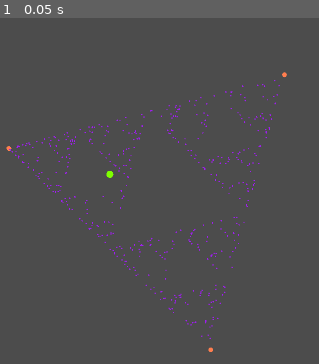
Above: before the commit, frame 1.
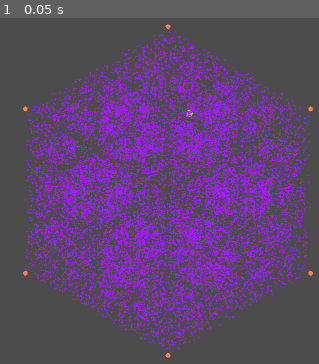
Above: after the commit, the same moment.

Repository: MaxStgs/GodotPoligone
Game: Godot game, scene res://GodotPoligone/Levels/GameTriangle.tscn
The game is run twice, just before and just after one commit, with the same random seed, the same clock (stepped at 60 frames per second) and the same inputs. The project has no main scene, so this scene is started directly.
Inputs:
- Up to frame 1 (0.05 s): no input

The runs differ from the first frame. In frame 1, 30% of the frame differs, in the area x 1-99%, y 1-99%.

Commit message:
Screenshots

Diff:
--- a/GodotPoligone/Levels/GameTriangle.tscn
+++ b/GodotPoligone/Levels/GameTriangle.tscn
@@ -5,8 +5,7 @@
 [node name="GameTriangle" type="Node2D"]
 script = ExtResource( 1 )
 StartRadius = 350.0
-CountPoints = 3
-Precision = 500
+CountPoints = 6
+Precision = 20000
 MainPointSize = 10.0
 RecursivePointSize = 3.0
-StartAngle = -45.0
Binary file added: Screenshots/Cube.png
Not shown, added: Screenshots/Cube.png.import
Binary file added: Screenshots/Star.png
Not shown, added: Screenshots/Star.png.import
Binary file added: Screenshots/Triangle.png
Not shown, added: Screenshots/Triangle.png.import
